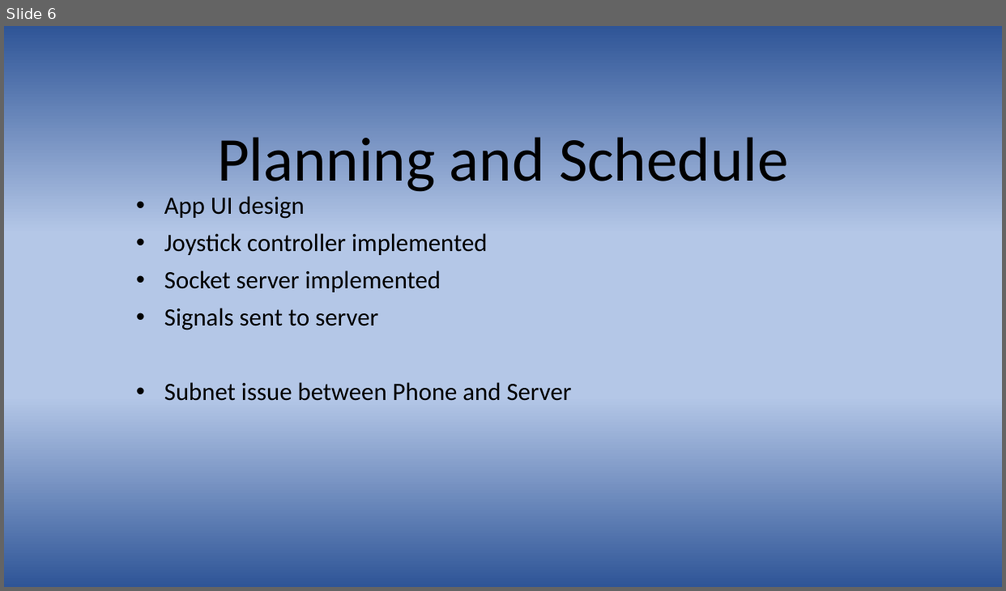
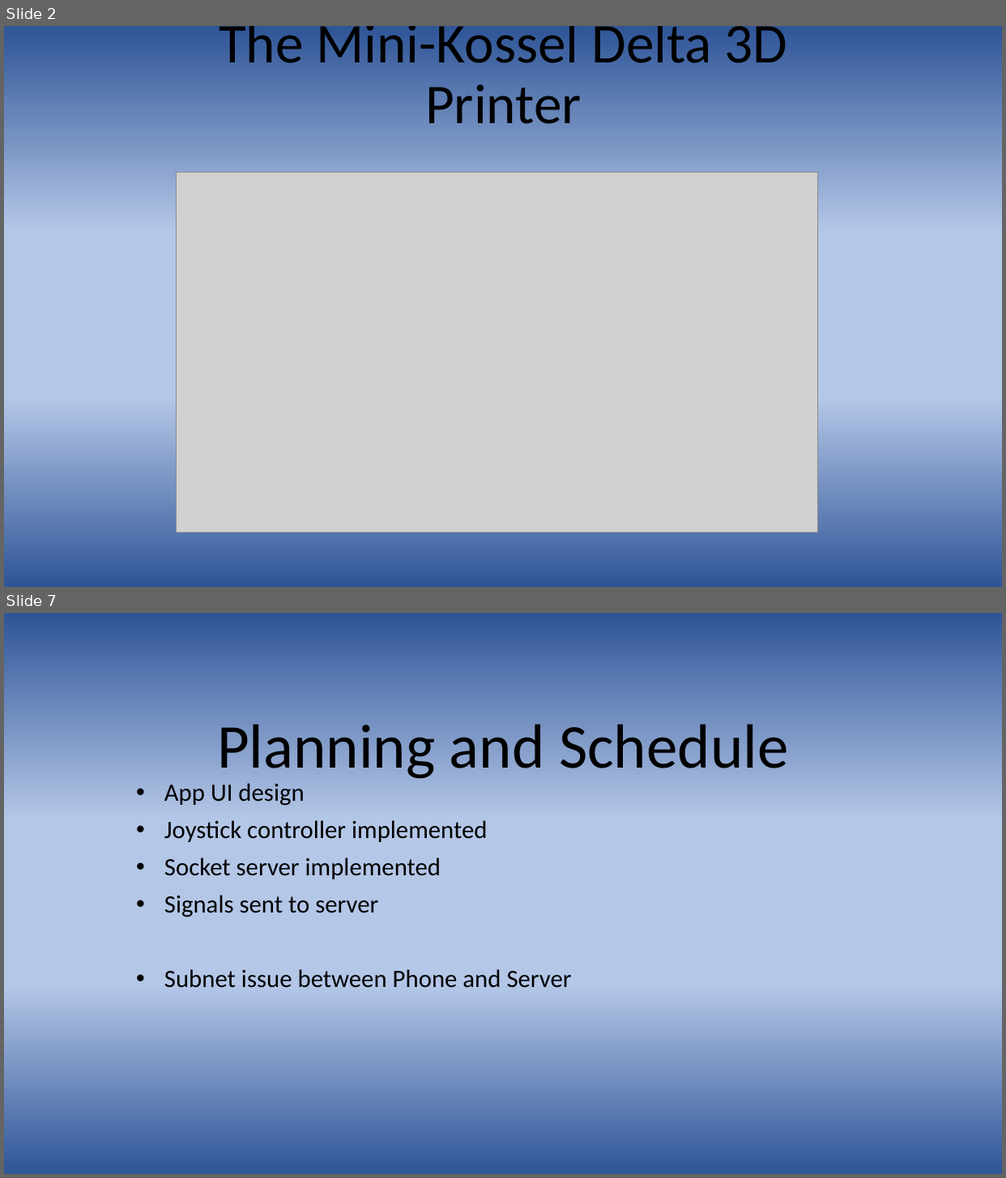
Before and after one commit to d-mariano/DeltaFountains, a slide deck: PresentDemo/Delta Fountains.pptx. Shown one above the other, each under a label of ours: slide 6 before the commit, slides 2 and 7 after it; the slides between them are not shown. The pictures are 1006x591 and 1006x1178 pixels, drawn with LibreOffice and Linux fonts; fonts in the diff are those of the drawing; grey boxes stand for pictures. Boxes give left, top, right and bottom in pixels: in the first picture for what was removed or moved away, otherwise in the second. Text is boxed around its words. In the diff, an @@ line names an element or a change of style, - is before the commit and + after.

```diff
--- a/PresentDemo/Delta Fountains.pptx
+++ b/PresentDemo/Delta Fountains.pptx
@@ slide 2 added at box(4, 26, 1002, 587), background gradient #2F5597 to #B4C7E7 @@
@@ title added at box(219, 26, 788, 124), 54 pt, text #000000 @@
+The Mini-Kossel Delta 3D Printer
@@ picture added at box(177, 172, 817, 533) @@
@@ what was slide 6 is now slide 7 @@
```
Also in this commit, not shown: 1 slide changed, 5 other slides added, 5 slides removed.
